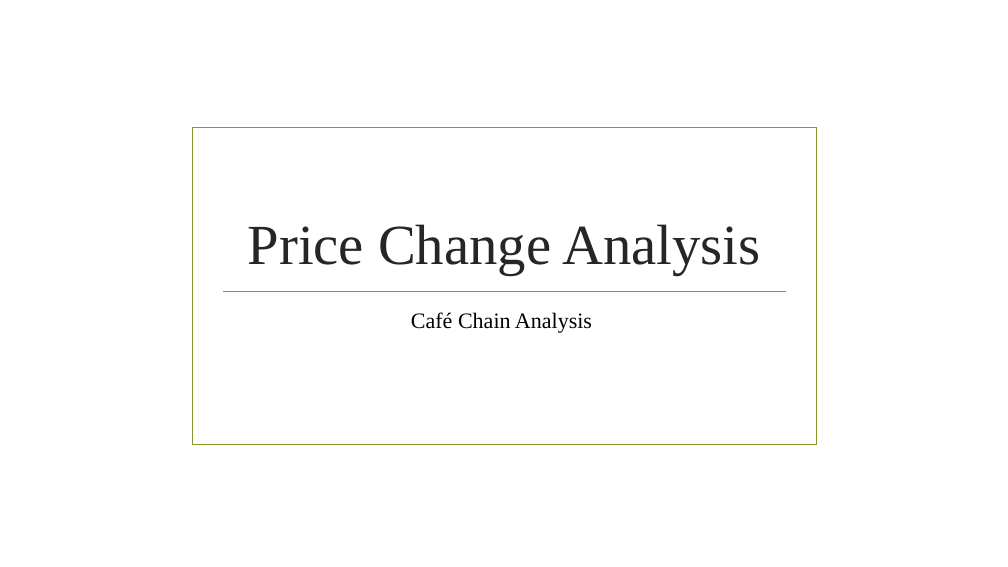
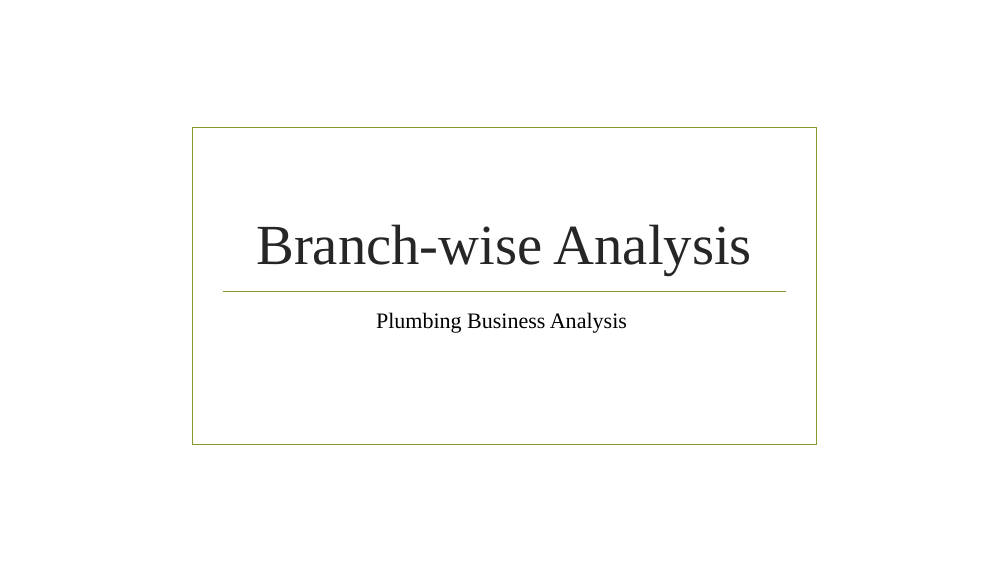
Before and after one commit to bhavsar-dushyant/Target-Marketing-and-Demand-forecasting-Live-data-, a slide deck: slide 15 of Plumbing Business Analysis.pptx. Drawn at 1008x567 pixels with LibreOffice and Linux fonts; fonts in the diff are those of the drawing; background and template pictures are left out. Boxes give left, top, right and bottom in pixels: in the first picture for what was removed or moved away, otherwise in the second. Text is boxed around its words. In the diff, an @@ line names an element or a change of style, - is before the commit and + after.

```diff
--- a/Plumbing Business Analysis.pptx
+++ b/Plumbing Business Analysis.pptx
@@ title at (256,224,752,275): text changed @@
-Price Change Analysis
+Branch-wise Analysis
@@ subtitle at (376,312,627,333): text changed @@
-Café Chain Analysis
+Plumbing Business Analysis
```
